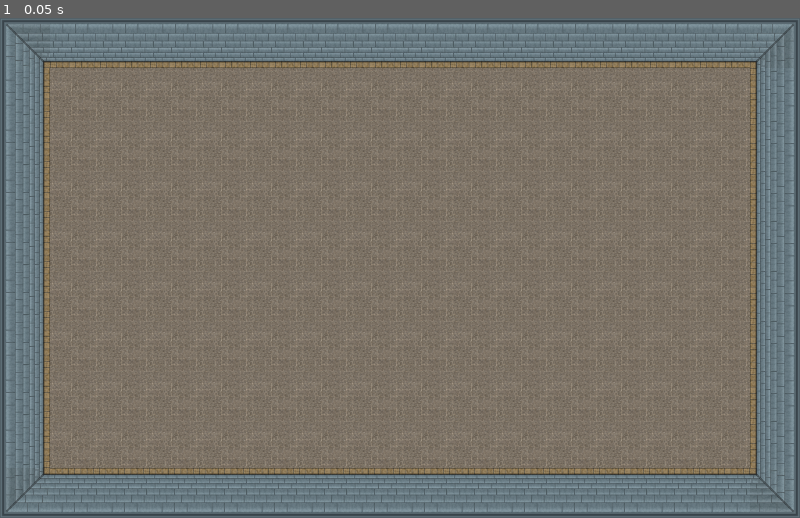
Above: before the commit, frame 1.
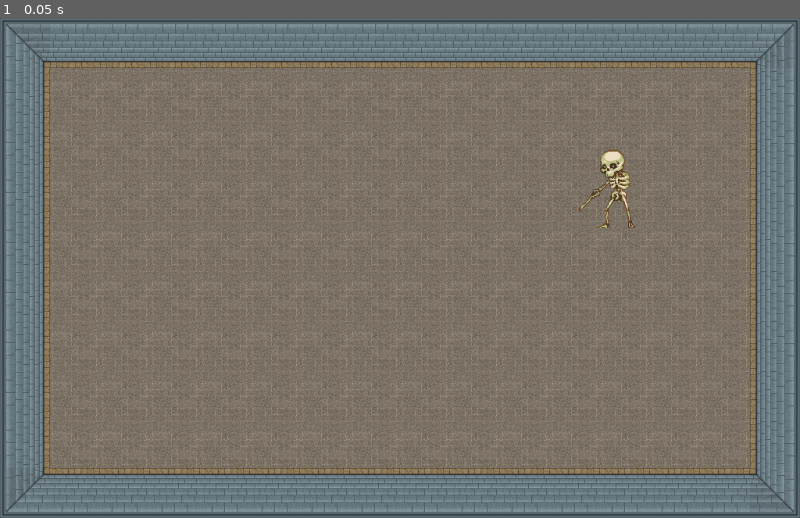
Above: after the commit, the same moment.

Repository: twobles/ecs-179-project-dungeon-dept
Game: Godot game, scene res://scenes/dungeon.tscn
Same seed, same stepped clock (60 frames per second), same inputs: the game is played once before the commit and once after it.
Inputs:
- Up to frame 1 (0.05 s): no input

The runs differ from the first frame. In frame 1, 0.3% of the frame differs, in the area x 72-80%, y 26-42%.

Commit message:
test sprites

Diff:
--- a/dungeon_dept/scenes/dungeon.tscn
+++ b/dungeon_dept/scenes/dungeon.tscn
@@ -1,7 +1,11 @@
-[gd_scene load_steps=5 format=4 uid="uid://c52pdhxhweo3v"]
+[gd_scene load_steps=10 format=4 uid="uid://c52pdhxhweo3v"]
 
 [ext_resource type="PackedScene" uid="uid://0bs0pte8web4" path="res://scenes/board.tscn" id="1_hrjpp"]
 [ext_resource type="Texture2D" uid="uid://10psr2qk7bpd" path="res://assets/64x64_dungeon_sheet.png" id="2_nckn2"]
+[ext_resource type="Script" path="res://scripts/skeleton.gd" id="3_sd65t"]
+[ext_resource type="Texture2D" uid="uid://bsxlbk85o04as" path="res://assets/skeleton2.png" id="4_4qhoc"]
+[ext_resource type="Script" path="res://scripts/knight.gd" id="5_kxq5f"]
+[ext_resource type="Texture2D" uid="uid://e7wsys325ouf" path="res://assets/knight.png" id="6_vd8m0"]
 
 [sub_resource type="TileSetAtlasSource" id="TileSetAtlasSource_qtqs3"]
 texture = ExtResource("2_nckn2")
@@ -59,6 +63,9 @@
 tile_size = Vector2i(64, 64)
 sources/0 = SubResource("TileSetAtlasSource_qtqs3")
 
+[sub_resource type="RectangleShape2D" id="RectangleShape2D_wns7q"]
+size = Vector2(70.0001, 237)
+
 [node name="Dungeon" type="Node"]
 
 [node name="Board" parent="." instance=ExtResource("1_hrjpp")]
@@ -66,3 +73,29 @@
 [node name="Floor" type="TileMapLayer" parent="Board"]
 tile_map_data = PackedByteArray("AAAAAAAAAAAAAAEAAAAPAAkAAAABAAEAAAAAAAkAAAADAAEAAAABAAkAAAADAAAAAAACAAkAAAADAAAAAAADAA …(2480 unchanged characters)…
 tile_set = SubResource("TileSet_66kpu")
+
+[node name="CharacterBody2D" type="CharacterBody2D" parent="."]
+position = Vector2(788, 218)
+scale = Vector2(0.4, 0.4)
+script = ExtResource("3_sd65t")
+
+[node name="Sprite2D" type="Sprite2D" parent="CharacterBody2D"]
+texture = ExtResource("4_4qhoc")
+
+[node name="CollisionShape2D" type="CollisionShape2D" parent="CharacterBody2D"]
+position = Vector2(-2.5, 8.5)
+scale = Vector2(0.999999, 0.999999)
+shape = SubResource("RectangleShape2D_wns7q")
+
+[node name="CharacterBody2D2" type="CharacterBody2D" parent="."]
+position = Vector2(249, 218)
+scale = Vector2(0.4, 0.4)
+script = ExtResource("5_kxq5f")
+
+[node name="Sprite2D" type="Sprite2D" parent="CharacterBody2D2"]
+texture = ExtResource("6_vd8m0")
+
+[node name="CollisionShape2D" type="CollisionShape2D" parent="CharacterBody2D2"]
+position = Vector2(-2.5, 8.5)
+scale = Vector2(0.999999, 0.999999)
+shape = SubResource("RectangleShape2D_wns7q")
--- /dev/null
+++ b/dungeon_dept/scripts/skeleton.gd
@@ -0,0 +1,2 @@
+class_name Skeleton
+extends Monster
Binary file added: dungeon_dept/assets/skeleton.png
Not shown, added: dungeon_dept/assets/skeleton.png.import
Binary file added: dungeon_dept/assets/skeleton2.png
Not shown, added: dungeon_dept/assets/skeleton2.png.import
